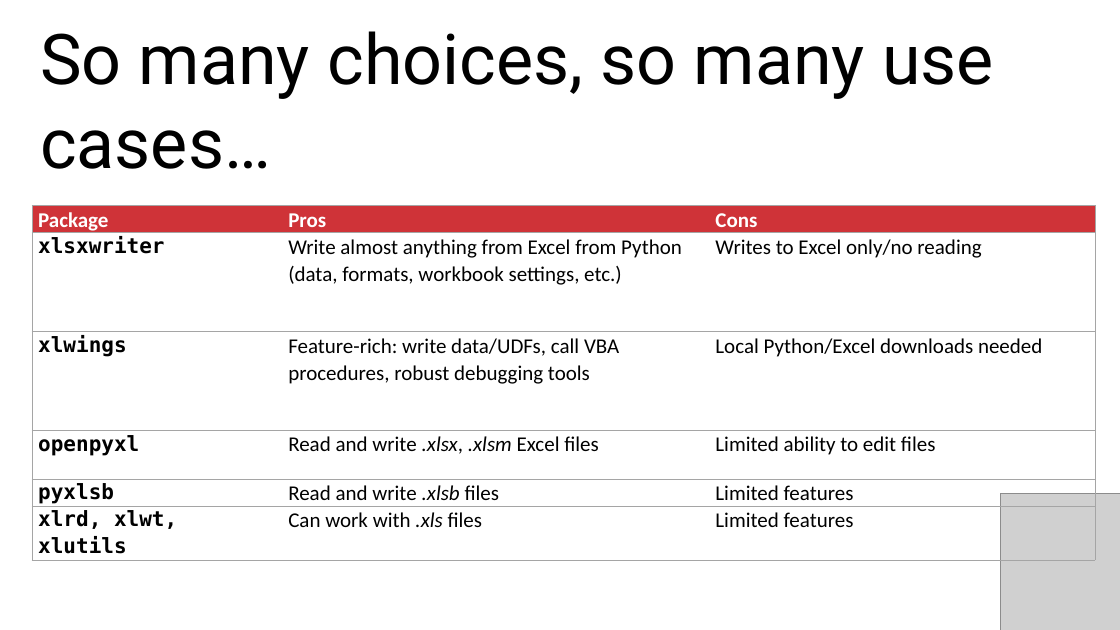
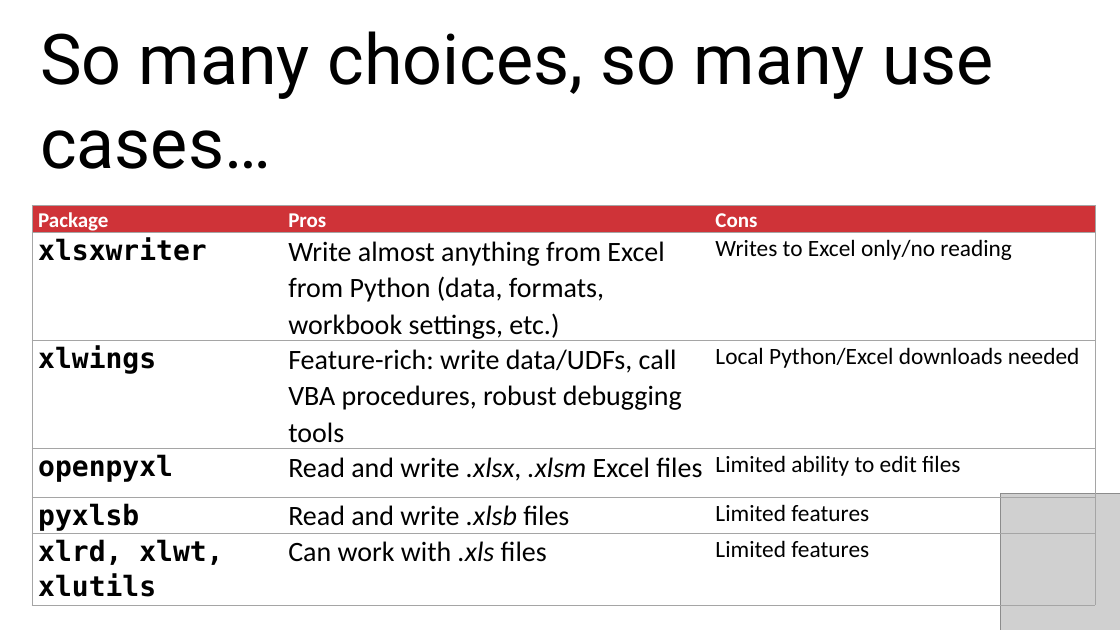
Before and after one commit to stringfestdata/ms-excel-toronto-python, a slide deck: slide 18 of toronto-five-things-excel-python.pptx (slide 16 before the commit). Drawn at 1120x630 pixels with LibreOffice and Linux fonts; fonts in the diff are those of the drawing; grey boxes stand for pictures. Boxes give left, top, right and bottom in pixels: in the first picture for what was removed or moved away, otherwise in the second. Text is boxed around its words. In the diff, an @@ line names an element or a change of style, - is before the commit and + after.

```diff
--- a/toronto-five-things-excel-python.pptx
+++ b/toronto-five-things-excel-python.pptx
@@ table at <box>32,206,1096,601</box> @@
@@ size 18 to 24 pt in "xlsxwriter", "Write almost anything from Excel from Python ...", "xlwings", "Feature-rich: write data/UDFs, call VBA procedures, robust ..." and 6 more places @@
@@ size 18 to 20 pt in "Writes to Excel only/no reading", "Local Python/Excel downloads needed", "Limited ability to edit files", "Limited features" and 1 more places @@
```
Also in this commit, not shown: 5 other slides changed, 3 slides added, 7 other files.
